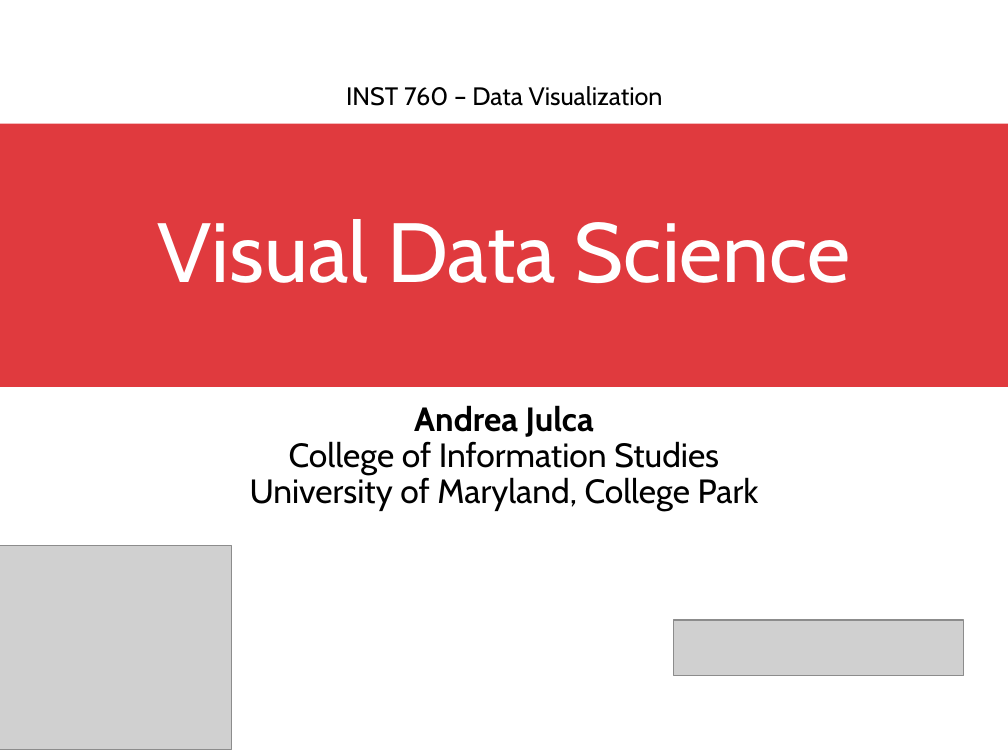
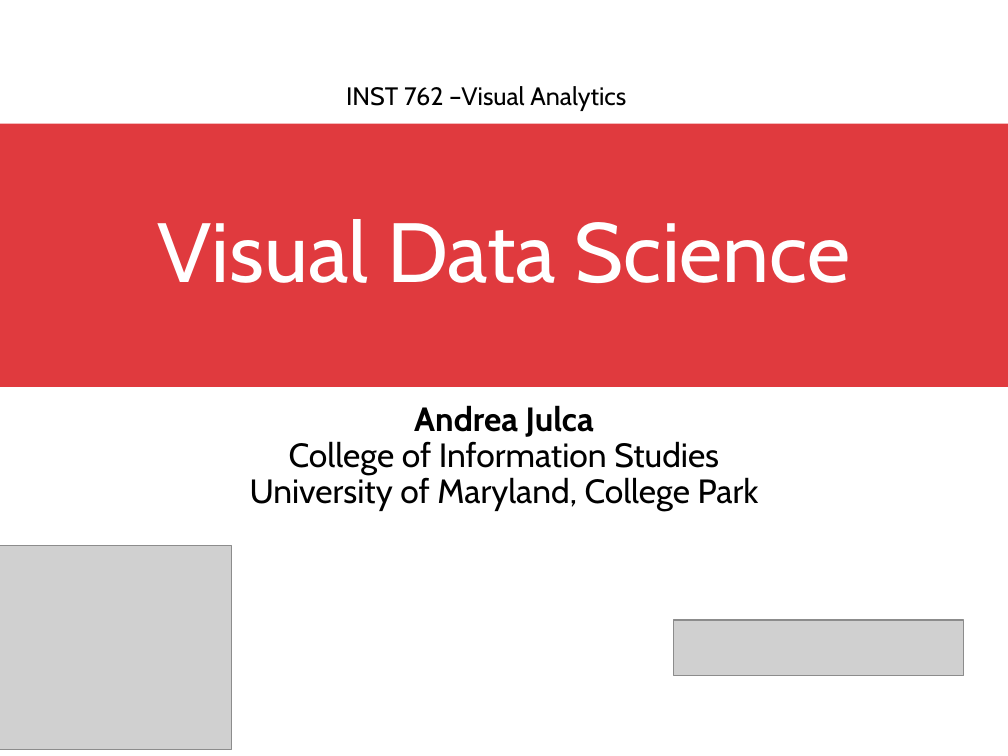
Before and after one commit to DreaJulca/streamvis-lecture, a slide deck: slide 1 of Visual Data Science.pptx. Drawn at 1008x756 pixels with LibreOffice and Linux fonts; fonts in the diff are those of the drawing; grey boxes stand for pictures. Boxes give left, top, right and bottom in pixels: in the first picture for what was removed or moved away, otherwise in the second. Text is boxed around its words. In the diff, an @@ line names an element or a change of style, - is before the commit and + after.

```diff
--- a/Visual Data Science.pptx
+++ b/Visual Data Science.pptx
@@ text at (346, 86, 626, 111): text changed @@
-INST 760 – Data Visualization
+INST 762 –Visual Analytics
```
Also in this commit, not shown: 7 other slides changed, 3 slides added.
